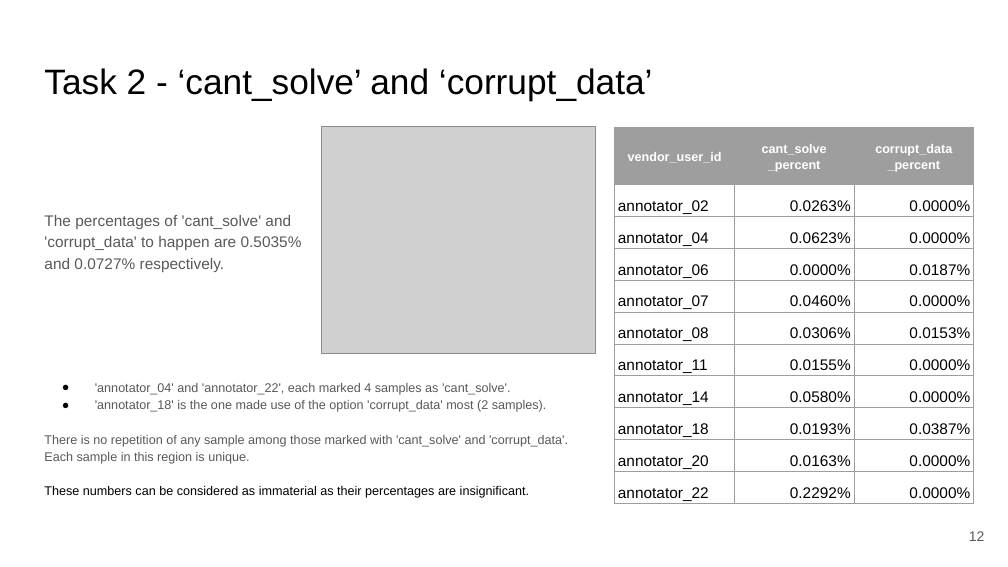
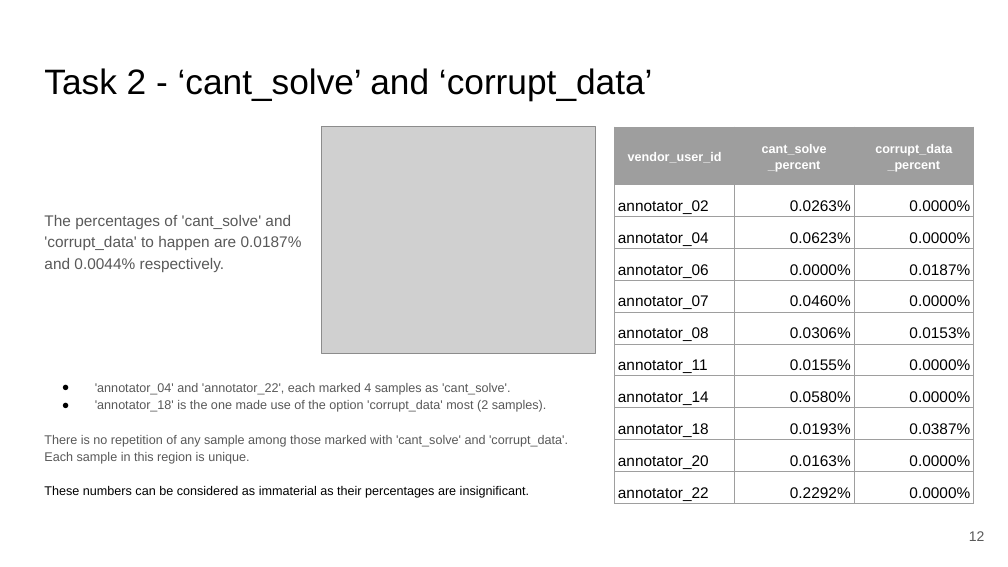
Before and after one commit to m4tice/qm_project, a slide deck: slide 12 of files/Quality Match.pptx. Drawn at 1008x567 pixels with LibreOffice and Linux fonts; fonts in the diff are those of the drawing; grey boxes stand for pictures. Boxes give left, top, right and bottom in pixels: in the first picture for what was removed or moved away, otherwise in the second. Text is boxed around its words. In the diff, an @@ line names an element or a change of style, - is before the commit and + after.

```diff
--- a/files/Quality Match.pptx
+++ b/files/Quality Match.pptx
@@ text at <box>44,215,302,272</box>: text changed @@
-The percentages of 'cant_solve' and 'corrupt_data' to happen are 0.5035% and 0.0727% respectively.
+The percentages of 'cant_solve' and 'corrupt_data' to happen are 0.0187% and 0.0044% respectively.
```
Also in this commit, not shown: 1 other slide changed, 1 other file.
